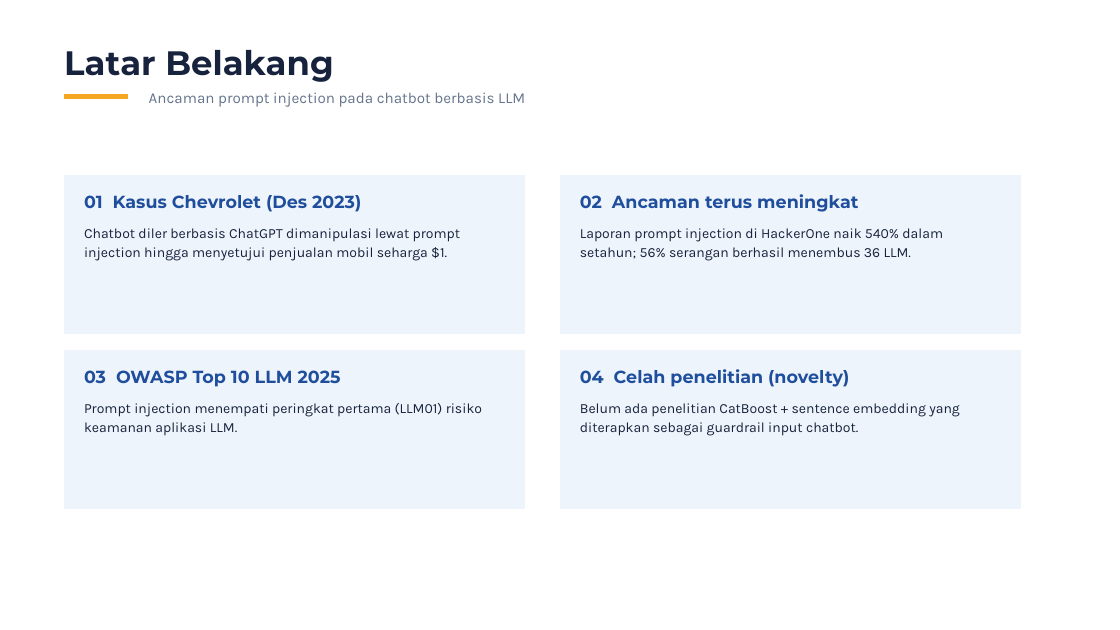
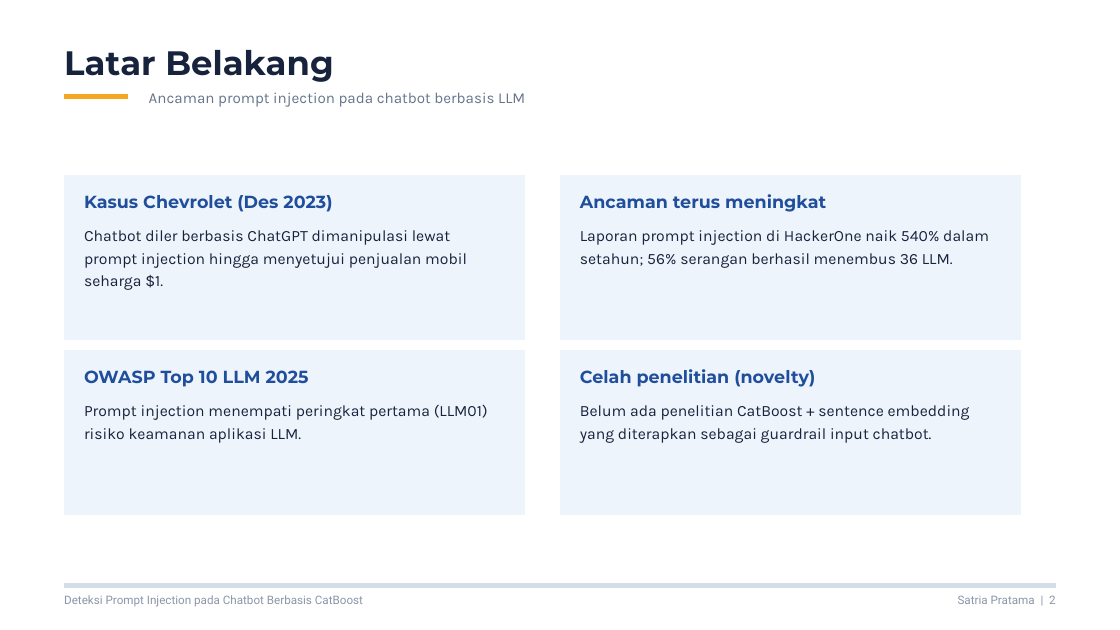
Before and after one commit to philipusmaranata/NetFort-Technologies, a slide deck: slide 2 of presentasi/Sidang_Skripsi_CatBoost.pptx. Drawn at 1120x630 pixels with LibreOffice and Linux fonts; fonts in the diff are those of the drawing. Boxes give left, top, right and bottom in pixels: in the first picture for what was removed or moved away, otherwise in the second. Text is boxed around its words. In the diff, an @@ line names an element or a change of style, - is before the commit and + after.

```diff
--- a/presentasi/Sidang_Skripsi_CatBoost.pptx
+++ b/presentasi/Sidang_Skripsi_CatBoost.pptx
@@ freeform shape: place and size @@
-freeform shape at [64, 175, 525, 333]
+freeform shape at [64, 175, 525, 340]
@@ freeform shape: place and size @@
-freeform shape at [560, 175, 1021, 333]
+freeform shape at [560, 175, 1021, 340]
@@ text at [84, 195, 332, 212]: text changed @@
-01 Kasus Chevrolet (Des 2023)
+Kasus Chevrolet (Des 2023)
@@ text at [580, 194, 826, 212]: text changed @@
-02 Ancaman terus meningkat
+Ancaman terus meningkat
@@ size 18 to 20.2 pt; line spacing 24.3pt to 29.4pt in 4 elements at [84, 405, 488, 443], [580, 405, 970, 443], [84, 230, 467, 290], [580, 230, 989, 268] @@
@@ freeform shape: place and size @@
-freeform shape at [64, 350, 525, 508]
+freeform shape at [64, 350, 525, 515]
@@ freeform shape: place and size @@
-freeform shape at [560, 350, 1021, 508]
+freeform shape at [560, 350, 1021, 515]
@@ text at [84, 370, 309, 387]: text changed @@
-03 OWASP Top 10 LLM 2025
+OWASP Top 10 LLM 2025
@@ text at [580, 369, 815, 387]: text changed @@
-04 Celah penelitian (novelty)
+Celah penelitian (novelty)
@@ freeform shape added at [64, 584, 1056, 588], fill #D5DDE8 @@
@@ text added at [64, 595, 363, 607], 15 pt, text #8A96A8 @@
+Deteksi Prompt Injection pada Chatbot Berbasis CatBoost
@@ text added at [958, 595, 1056, 604], 15 pt, text #8A96A8 @@
+Satria Pratama | 2
```
Also in this commit, not shown: 16 other slides changed, 1 other file.
